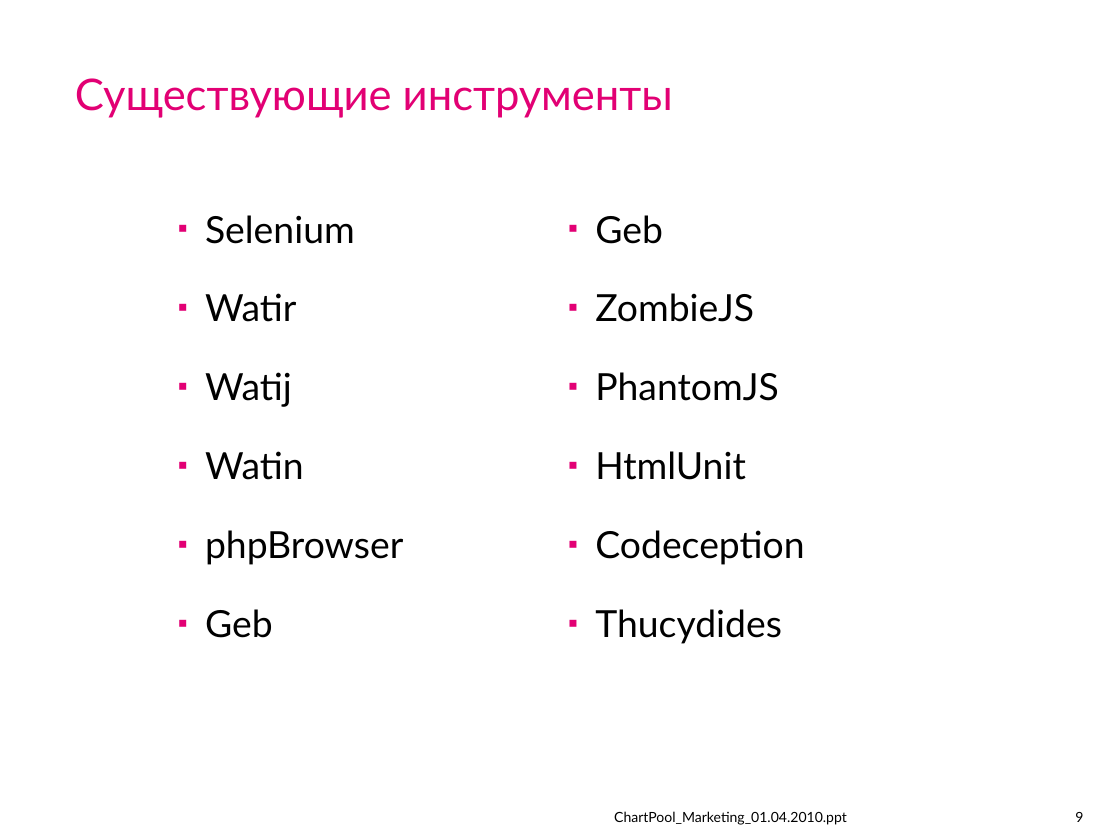
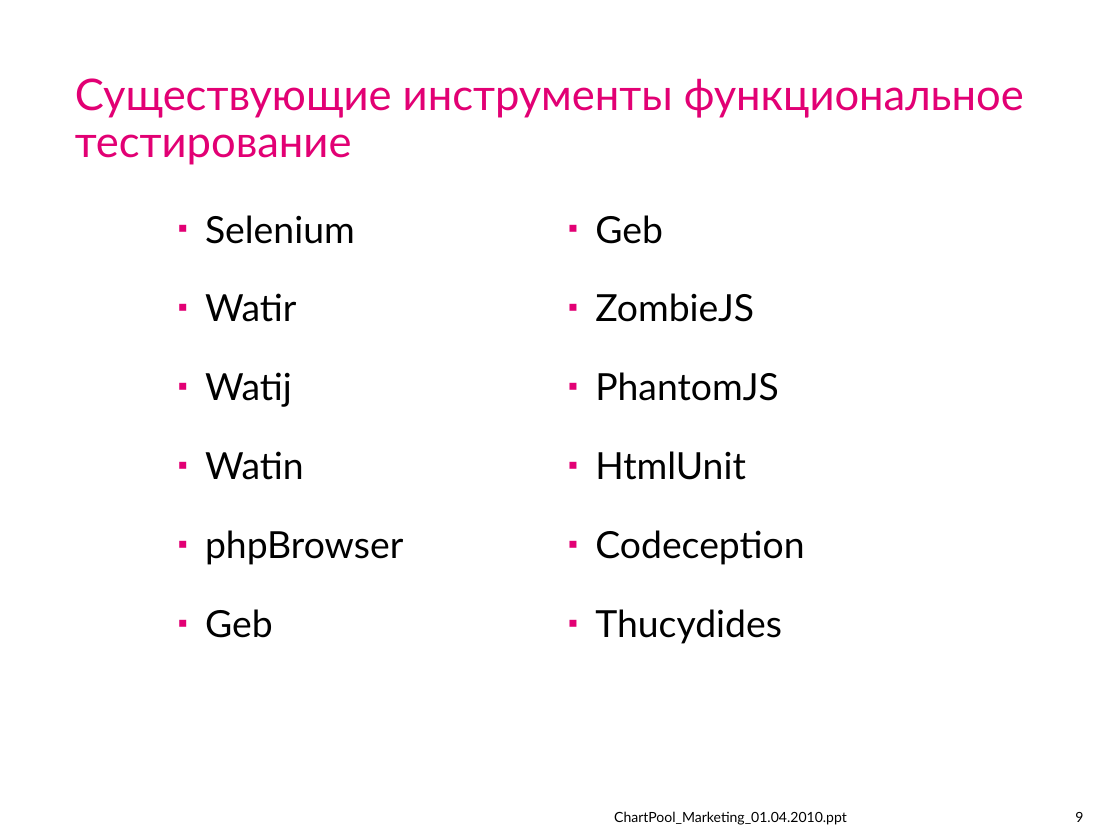
Before and after one commit to IvanCS/JMeterAvtoTestingDemo, a slide deck: slide 9 of documents/presentation_1.ppt. Drawn at 1120x840 pixels with LibreOffice and Linux fonts; fonts in the diff are those of the drawing; background and template pictures are left out. Boxes give left, top, right and bottom in pixels: in the first picture for what was removed or moved away, otherwise in the second. Text is boxed around its words. In the diff, an @@ line names an element or a change of style, - is before the commit and + after.

```diff
--- a/documents/presentation_1.ppt
+++ b/documents/presentation_1.ppt
@@ title at <box>75,78,1024,165</box>: text changed @@
-Существующие инструменты
+Существующие инструменты функциональное тестирование
```
Also in this commit, not shown: 2 other slides changed, 2 slides added, 1 other file.
